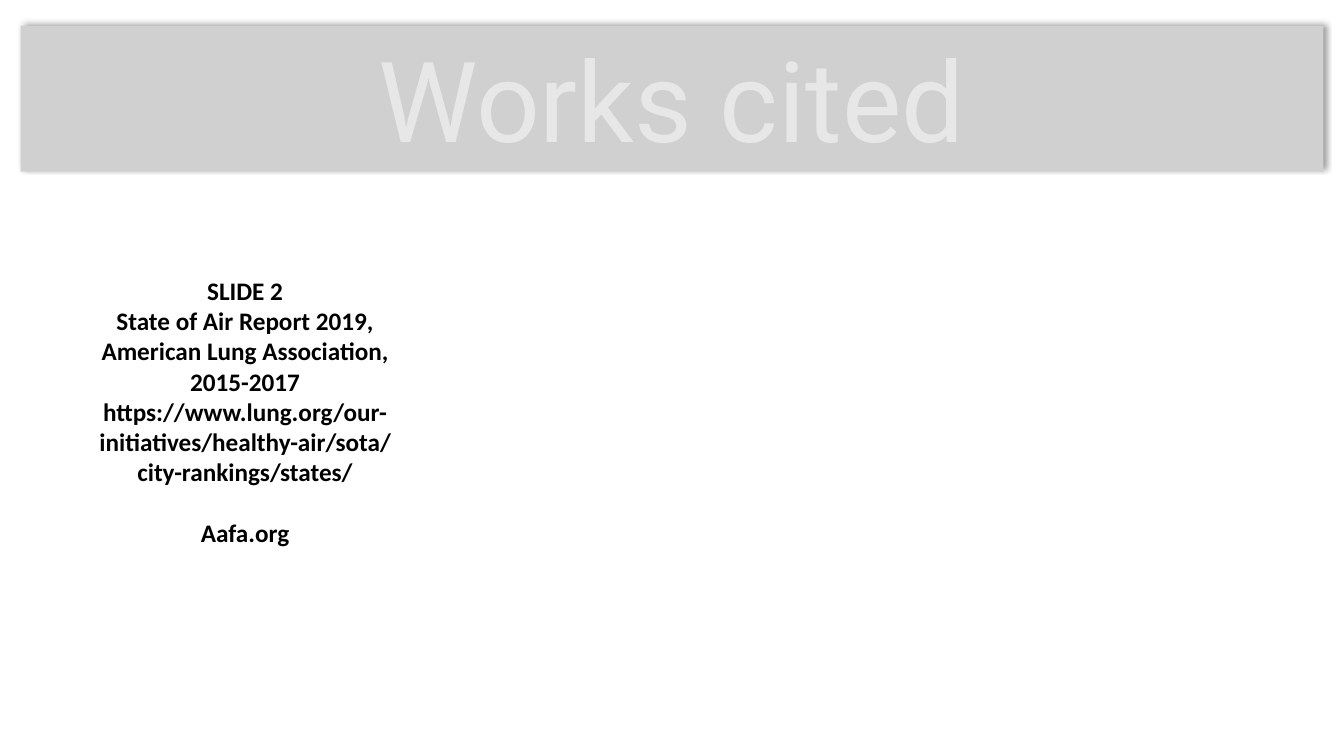
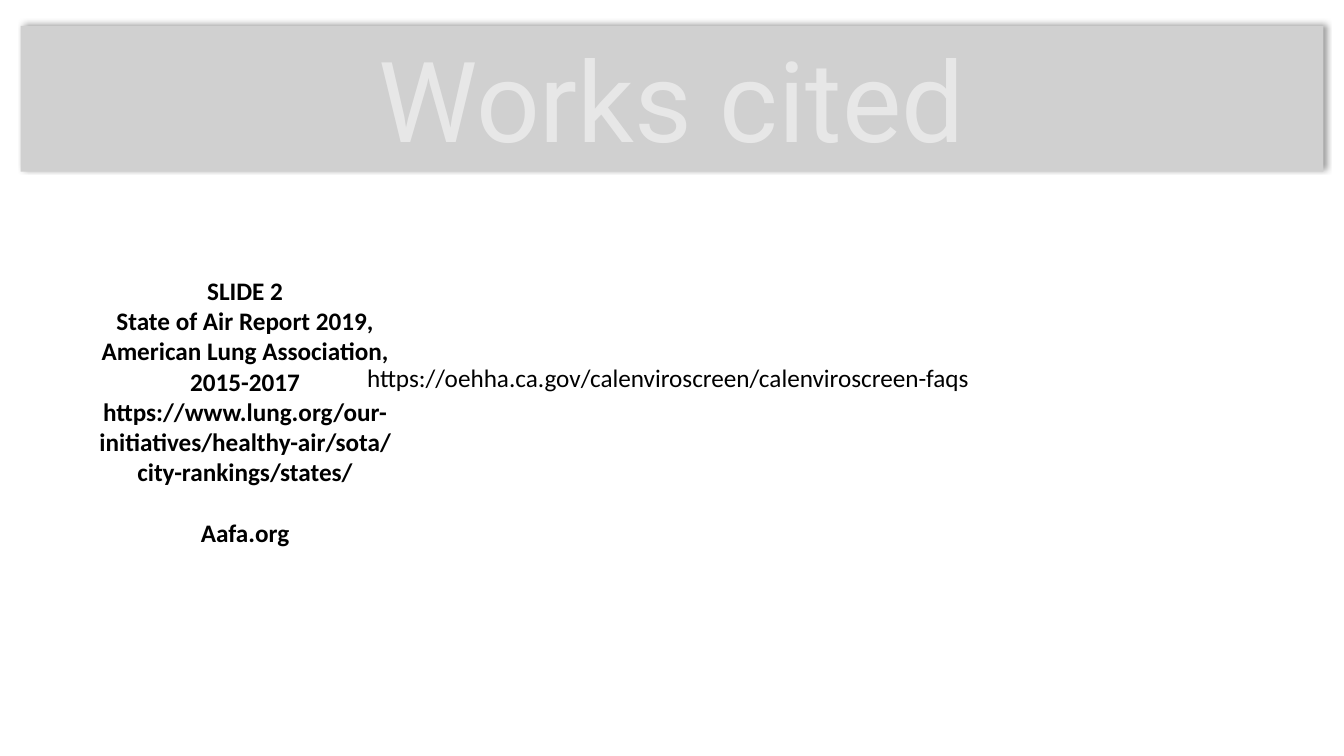
Before and after one commit to cljungkull/Project-2---CaliPolluts, a slide deck: slide 10 of presentation.pptx. Drawn at 1344x756 pixels with LibreOffice and Linux fonts; fonts in the diff are those of the drawing; grey boxes stand for pictures; background and template pictures are left out. Boxes give left, top, right and bottom in pixels: in the first picture for what was removed or moved away, otherwise in the second. Text is boxed around its words. In the diff, an @@ line names an element or a change of style, - is before the commit and + after.

```diff
--- a/presentation.pptx
+++ b/presentation.pptx
@@ text added at bbox=[367, 369, 968, 392], 18 pt, text #000000 @@
+https://oehha.ca.gov/calenviroscreen/calenviroscreen-faqs
```
Also in this commit, not shown: 8 other slides changed.
